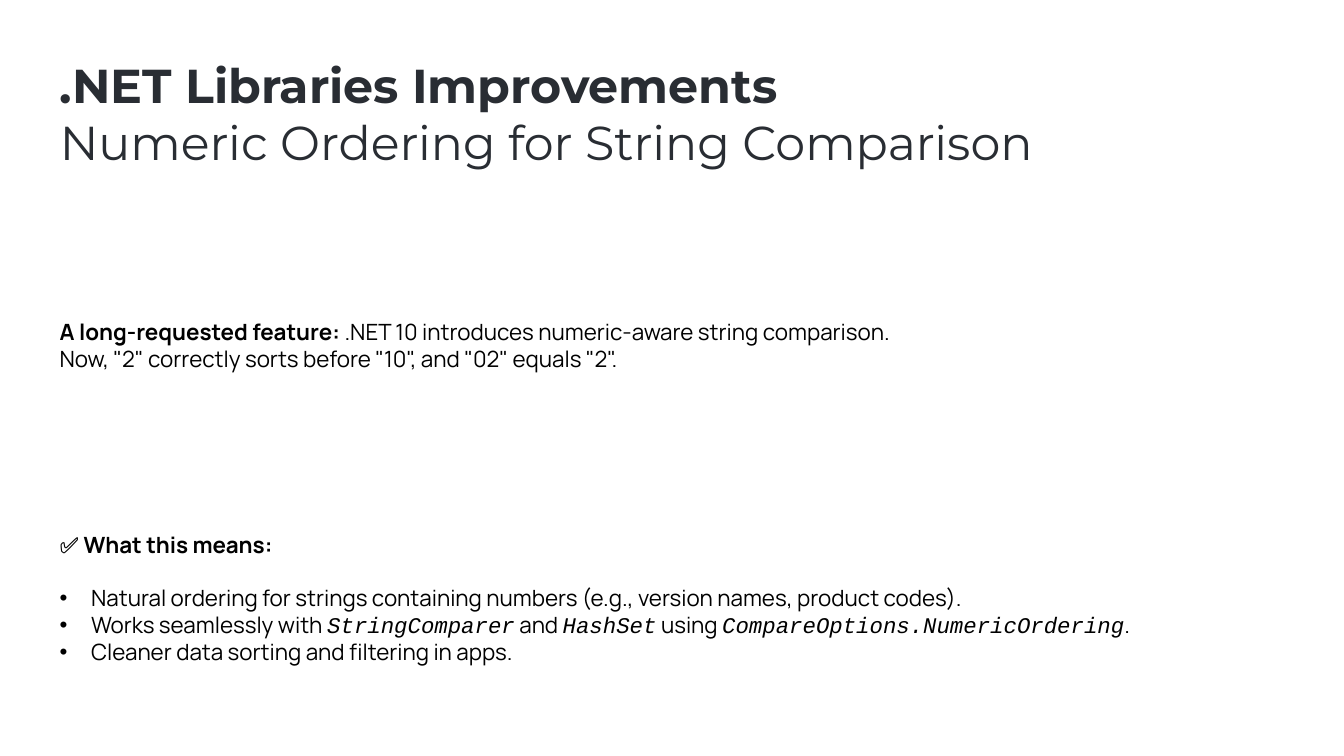
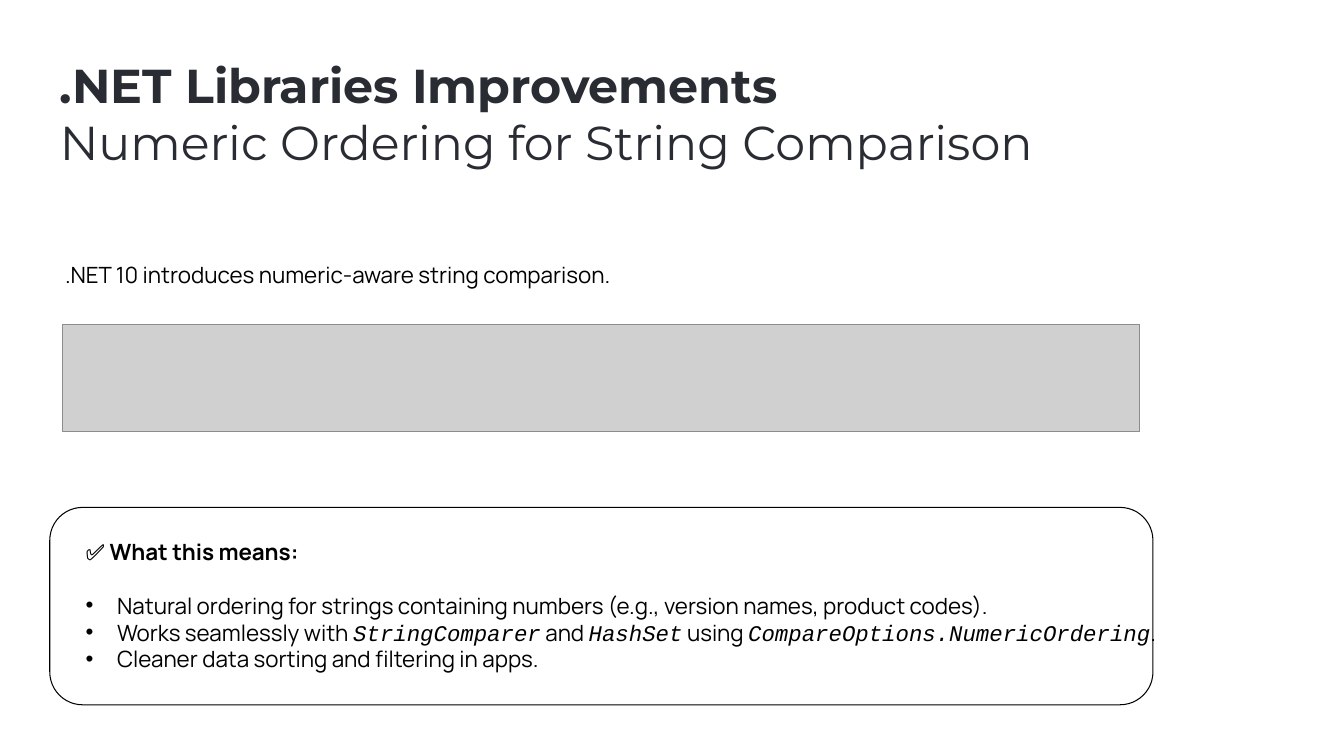
Before and after one commit to ebicoglu/presentations, a slide deck: slide 5 of abp-community-talks-2025.09.pptx. Drawn at 1344x756 pixels with LibreOffice and Linux fonts; fonts in the diff are those of the drawing; grey boxes stand for pictures; background and template pictures are left out. Boxes give left, top, right and bottom in pixels: in the first picture for what was removed or moved away, otherwise in the second. Text is boxed around its words. In the diff, an @@ line names an element or a change of style, - is before the commit and + after.

```diff
--- a/abp-community-talks-2025.09.pptx
+++ b/abp-community-talks-2025.09.pptx
@@ text at (65, 266, 610, 289): text changed @@
-A long-requested feature: .NET 10 introduces numeric-aware string comparison.
-Now, "2" correctly sorts before "10", and "02" equals "2".
+.NET 10 introduces numeric-aware string comparison.
@@ picture added at (63, 325, 1140, 432) @@
@@ rounded rectangle added at (49, 507, 1152, 705), outline #000000 0.75 pt @@
@@ text "✅ What this means:": place and size @@
-text "✅ What this means:" at (84, 536, 1130, 666)
+text "✅ What this means:" at (110, 543, 1156, 673)
```
Also in this commit, not shown: 17 other slides changed, 2 slides added, 1 slide removed.
